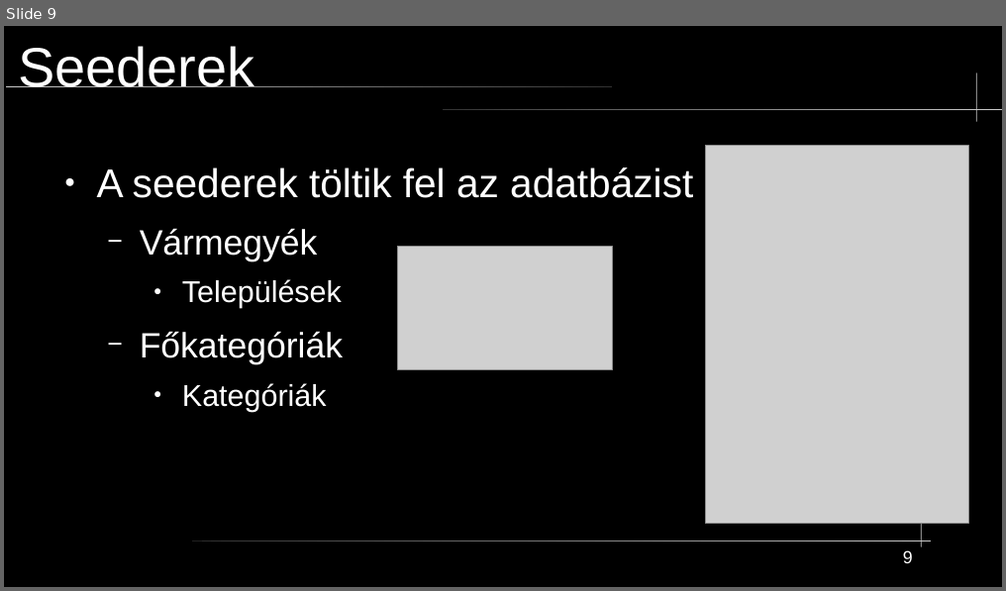
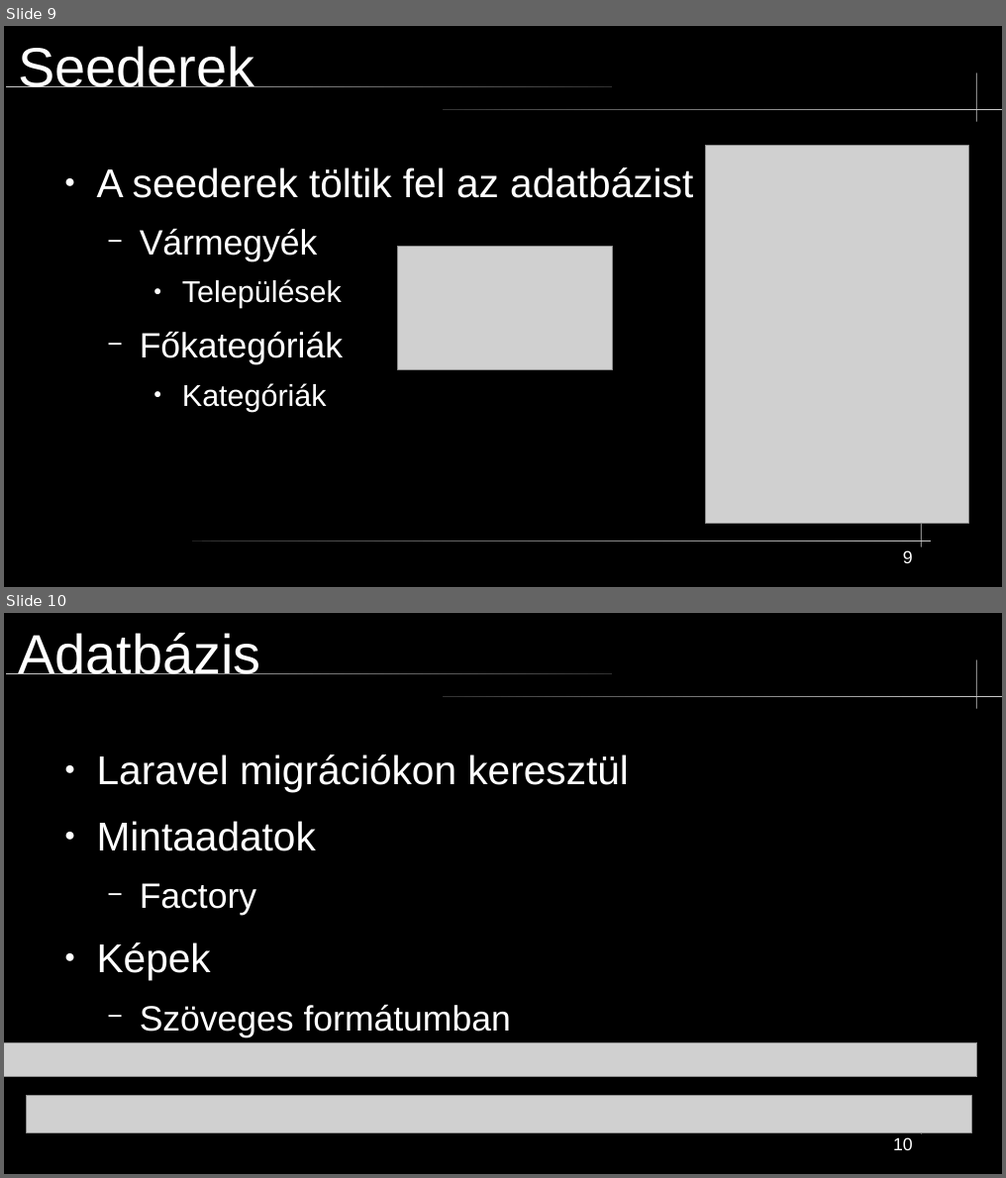
Before and after one commit to mikobalint-szbi/PawnHub, a slide deck: [Developer]/PPT/technikai prezentáció.odp. Shown one above the other, each under a label of ours: slide 9 before the commit, slides 9 and 10 after it. The pictures are 1006x591 and 1006x1178 pixels, drawn with LibreOffice and Linux fonts; fonts in the diff are those of the drawing; grey boxes stand for pictures. Boxes give left, top, right and bottom in pixels: in the first picture for what was removed or moved away, otherwise in the second. Text is boxed around its words. In the diff, an @@ line names an element or a change of style, - is before the commit and + after.

```diff
--- a/[Developer]/PPT/technikai prezentáció.odp
+++ b/[Developer]/PPT/technikai prezentáció.odp
@@ slide 10 added at box(4, 613, 1002, 1174), background #000000; not listed: 4 template elements that a slide beside it also shows @@
@@ title added at box(18, 633, 260, 674), 44 pt, text #FFFFFF @@
+Adatbázis
@@ text added at box(97, 755, 629, 1038), 32 pt, text #FFFFFF @@
+● Laravel migrációkon keresztül
+● Mintaadatok
+  − Factory
+● Képek
+  − Szöveges formátumban
@@ picture added at box(4, 1043, 977, 1077) @@
@@ picture added at box(27, 1096, 972, 1134) @@
@@ page number added at box(893, 1138, 913, 1151), 14 pt, text #FFFFFF @@
+10
```
Also in this commit, not shown: 1 other slide added, 2 slides removed.
